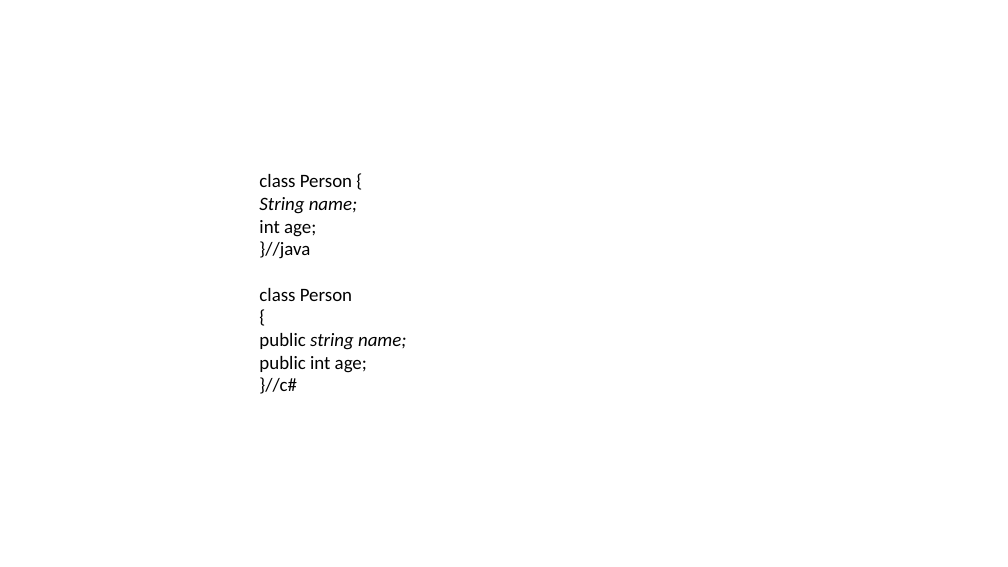
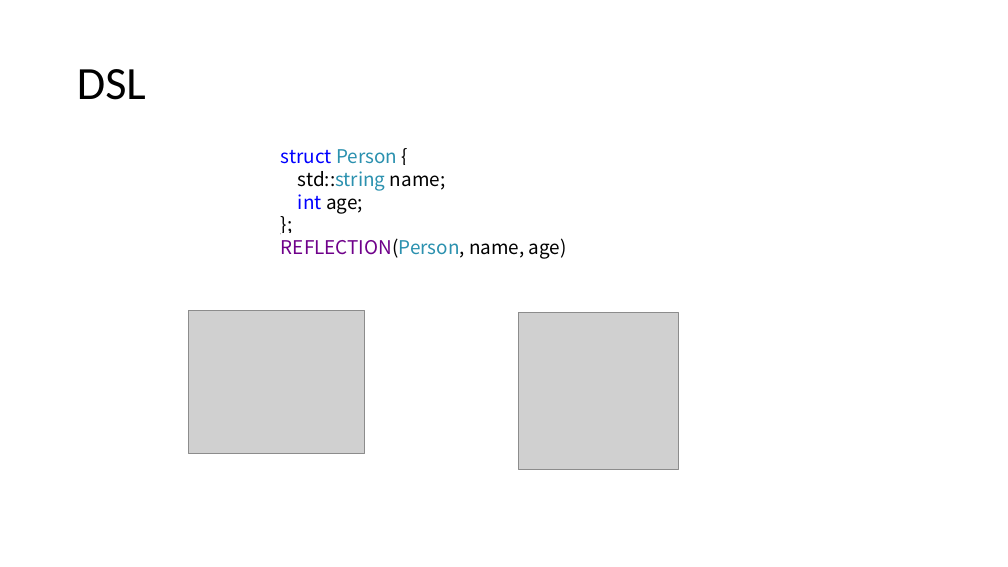
Before and after one commit to qicosmos/cppcon2017, a slide deck: slide 61 of cppcon2017.pptx. Drawn at 1008x567 pixels with LibreOffice and Linux fonts; fonts in the diff are those of the drawing; grey boxes stand for pictures. Boxes give left, top, right and bottom in pixels: in the first picture for what was removed or moved away, otherwise in the second. Text is boxed around its words. In the diff, an @@ line names an element or a change of style, - is before the commit and + after.

Commit message:
add

```diff
--- a/cppcon2017.pptx
+++ b/cppcon2017.pptx
@@ title added at <box>77,69,146,100</box>, 44 pt, text #000000 @@
+DSL
@@ text "struct Person {": place and size @@
-text "struct Person {" at <box>259,174,406,394</box>
+text "struct Person {" at <box>281,149,567,259</box>
@@ text at <box>281,149,445,191</box>: text changed; font Calibri to Noto Sans CJK SC; text colour #000000 to #2B91AF @@
-class Person {
-String name;
+struct Person {
+std::string name;
@@ text at <box>298,194,363,214</box>: font Calibri to Noto Sans CJK SC, highlight none to #FFFFFF in "int age;"; text colour #000000 to #0000FF in "int" @@
@@ text at <box>281,238,567,259</box>: text changed; font Calibri to Noto Sans CJK SC @@
-}//java
-class Person
-{
-public string name;
-public int age;
-}//c#
+};
+REFLECTION(Person, name, age)
@@ picture added at <box>188,311,364,454</box> @@
@@ picture added at <box>519,312,678,469</box> @@
```
Also in this commit, not shown: 2 slides added.
